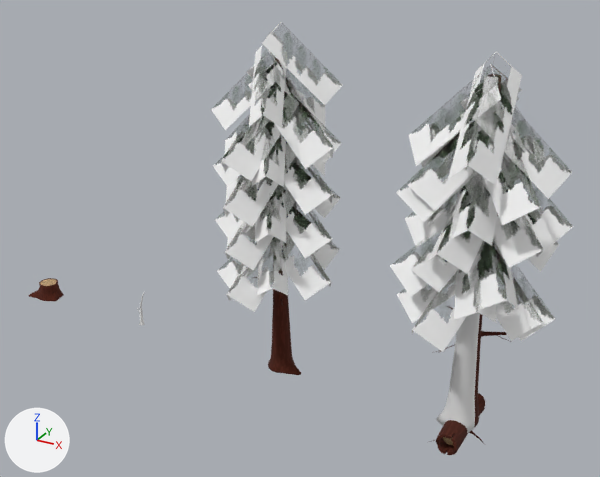
Before and after pictures for a commit that changed the FBX model Assets/Models/pine_tree_1.fbx.
One viewpoint serves both versions: a camera (50 mm lens) standing at (16.6, -59.3, 43.4) and looking at (-16.9, 1.5, 13.0). Arrows for +X, +Y and +Z are at lower left; the lights stay in place. Where no turn or scale is listed for an object, it has been applied to the vertices.

The first picture shows 'pine_1_branches', 'pine_2_branches', 'pine_tree_1', 'pine_tree_2', 'pinetree_1.001', 'stump', 'tree_log'.
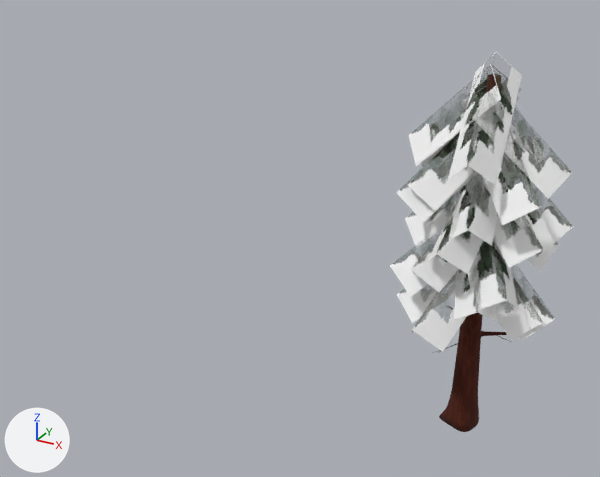
Pixel boxes [x1, y1, x2, y2] of what changed, in the pictures (600 x 477 px):
'pine_2_branches', deleted: before [211, 22, 343, 312]
'pinetree_1.001', deleted: before [436, 75, 498, 433]
'pine_tree_2', deleted (red): before [251, 56, 301, 375]
'tree_log', deleted (brown): before [429, 393, 485, 455]
'stump', deleted (red): before [29, 278, 64, 302]
'pine_tree_1', unchanged, uncovered by the edit: before [432, 74, 511, 427]; after [432, 74, 511, 432]

Patch to the scene script:
```diff
--- a/Assets/Models/pine_tree_1.fbx.py
+++ b/Assets/Models/pine_tree_1.fbx.py
@@ ob_tree_log @@
-ob_tree_log = bpy.data.objects.new('tree_log', me_cylinder_003)
-ob_tree_log.location = (0.0, 0.0, 0.0)
@@ ob_pine_2_branches @@
-ob_pine_2_branches = bpy.data.objects.new('pine_2_branches', me_plane_007)
-ob_pine_2_branches.location = (-18.0, 0.0, 0.0)
@@ ob_pine_tree_2 @@
-ob_pine_tree_2 = bpy.data.objects.new('pine_tree_2', me_cylinder_008)
-ob_pine_tree_2.location = (-18.0, 0.0, 0.0)
@@ ob_stump @@
-ob_stump = bpy.data.objects.new('stump', me_cylinder_007)
-ob_stump.location = (-48.0, 0.0, 0.0)
@@ ob_pinetree_1_001 @@
-ob_pinetree_1_001 = bpy.data.objects.new('pinetree_1.001', me_cylinder_001)
-ob_pinetree_1_001.location = (-0.09, -0.47, 0.0)
```
